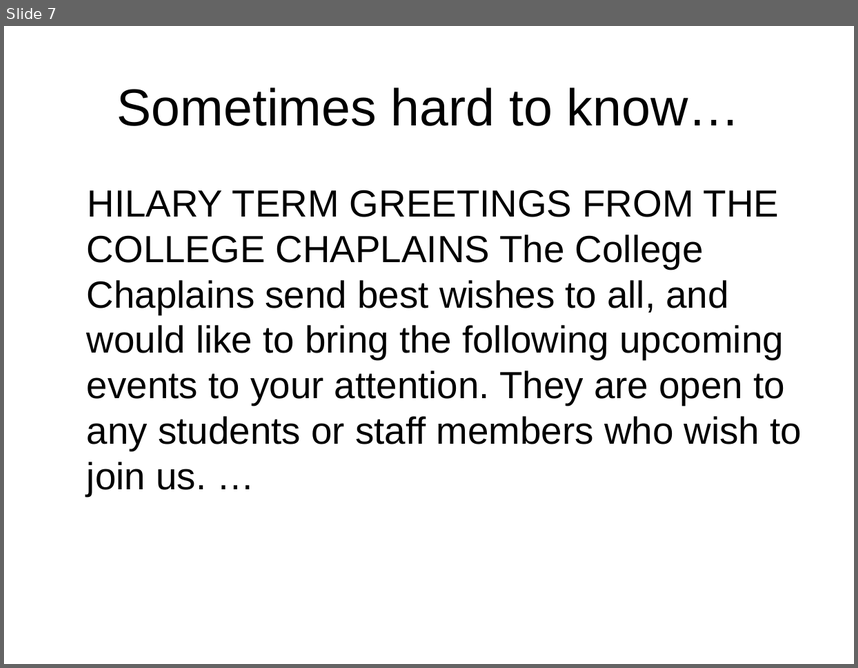
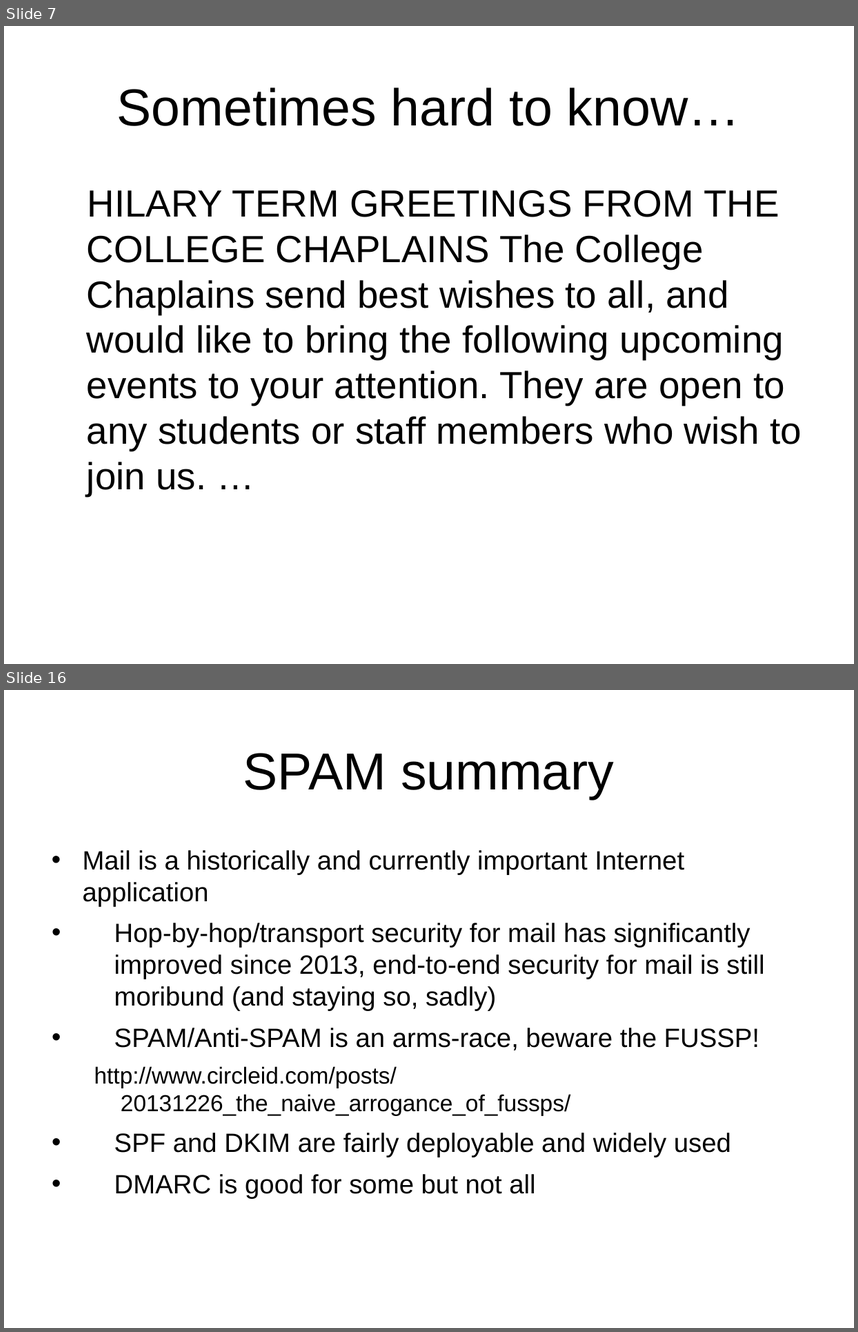
Before and after one commit to sftcd/cs7053, a slide deck: 2016lectures/04-spam.ppt. Shown one above the other, each under a label of ours: slide 7 before the commit, slides 7 and 16 after it; the slides between them are not shown. The pictures are 858x668 and 858x1332 pixels, drawn with LibreOffice and Linux fonts; fonts in the diff are those of the drawing. Boxes give left, top, right and bottom in pixels: in the first picture for what was removed or moved away, otherwise in the second. Text is boxed around its words. In the diff, an @@ line names an element or a change of style, - is before the commit and + after.

Commit message:
tidied up end of spam slides

```diff
--- a/2016lectures/04-spam.ppt
+++ b/2016lectures/04-spam.ppt
@@ slide 16 added at box(4, 690, 854, 1328), background #FFFFFF @@
@@ title added at box(243, 753, 614, 799), 44 pt, text #000000 @@
+SPAM summary
@@ text added at box(83, 850, 764, 1199), 22.4 pt, text #000000 @@
+• Mail is a historically and currently important Internet application
+• Hop-by-hop/transport security for mail has significantly improved since 2013, end-to-end security for mail is still moribund (and staying so, sadly)
+• SPAM/Anti-SPAM is an arms-race, beware the FUSSP!
+  http://www.circleid.com/posts/20131226_the_naive_arrogance_of_fussps/
+• SPF and DKIM are fairly deployable and widely used
+• DMARC is good for some but not all
```
Also in this commit, not shown: 2 other slides added, 1 slide removed, 1 other file.
